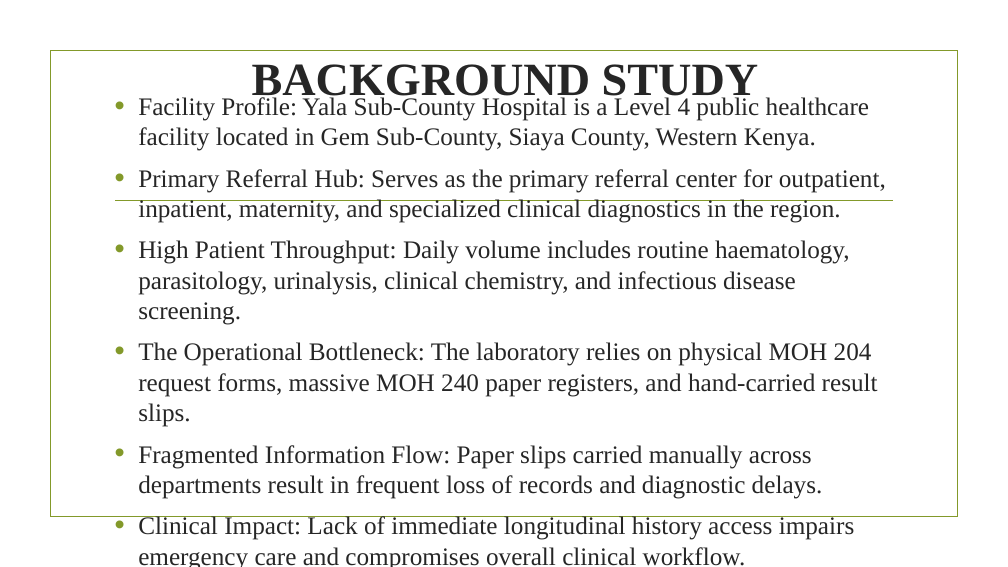
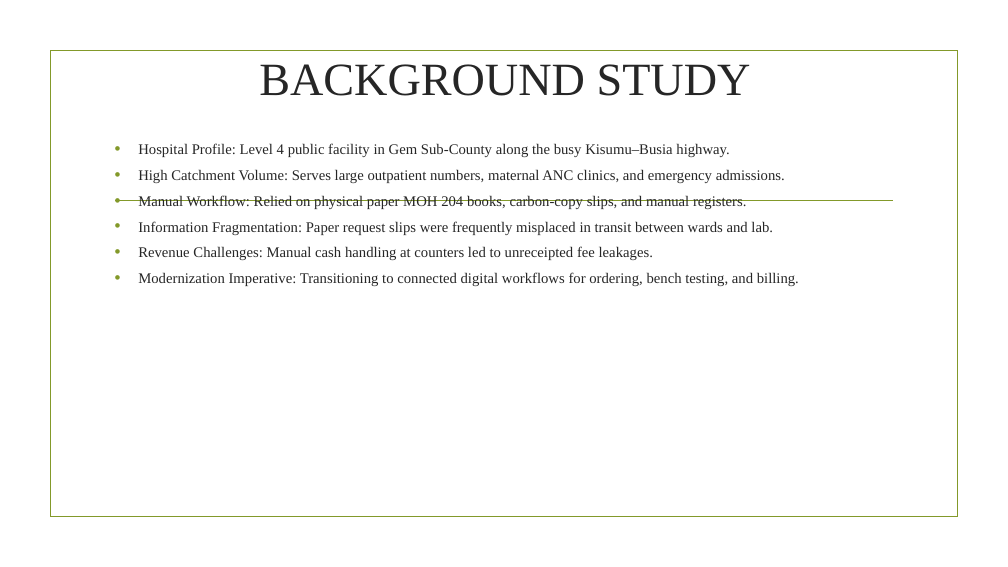
Before and after one commit to noliptical-web/Yala-LIMS, a slide deck: slide 3 of PROJECT_B_FINAL_PRESENTATION_OWUOR_COLLINS.pptx. Drawn at 1008x567 pixels with LibreOffice and Linux fonts; fonts in the diff are those of the drawing; background and template pictures are left out. Boxes give left, top, right and bottom in pixels: in the first picture for what was removed or moved away, otherwise in the second. Text is boxed around its words. In the diff, an @@ line names an element or a change of style, - is before the commit and + after.

Commit message:
docs(presentation): refine Project A & B slides with clear academic objectives, zero text overlap, and concise defense bullet points

```diff
--- a/PROJECT_B_FINAL_PRESENTATION_OWUOR_COLLINS.pptx
+++ b/PROJECT_B_FINAL_PRESENTATION_OWUOR_COLLINS.pptx
@@ title "BACKGROUND STUDY" at (259, 64, 751, 96): bold off @@
@@ text at (138, 143, 799, 286): text changed; size 24 to 14 pt @@
-• Facility Profile: Yala Sub-County Hospital is a Level 4 public healthcare facility located in Gem Sub-County, Siaya County, Western Kenya.
-• Primary Referral Hub: Serves as the primary referral center for outpatient, inpatient, maternity, and specialized clinical diagnostics in the region.
-• High Patient Throughput: Daily volume includes routine haematology, parasitology, urinalysis, clinical chemistry, and infectious disease screening.
-• The Operational Bottleneck: The laboratory relies on physical MOH 204 request forms, massive MOH 240 paper registers, and hand-carried result slips.
-• Fragmented Information Flow: Paper slips carried manually across departments result in frequent loss of records and diagnostic delays.
-• Clinical Impact: Lack of immediate longitudinal history access impairs emergency care and compromises overall clinical workflow.
+• Hospital Profile: Level 4 public facility in Gem Sub-County along the busy Kisumu–Busia highway.
+• High Catchment Volume: Serves large outpatient numbers, maternal ANC clinics, and emergency admissions.
+• Manual Workflow: Relied on physical paper MOH 204 books, carbon-copy slips, and manual registers.
+• Information Fragmentation: Paper request slips were frequently misplaced in transit between wards and lab.
+• Revenue Challenges: Manual cash handling at counters led to unreceipted fee leakages.
+• Modernization Imperative: Transitioning to connected digital workflows for ordering, bench testing, and billing.
```
Also in this commit, not shown: 19 other slides changed, 2 other files.
